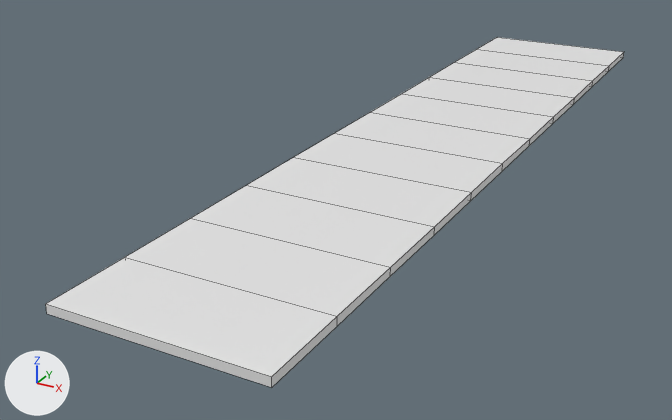
The FBX model PokeGo/Assets/Art/Models/Flour.fbx, before and after one commit.
One viewpoint serves both versions: a 50 mm lens placed at (3.85, -9.23, 3.49), pointed at (-0.79, -0.8, -0.73). Every picture has the same lights, and +X, +Y and +Z are marked at lower left. Mesh edges are drawn as thin lines. Materials are left out; every surface is plain grey. Where no turn or scale is listed for an object, it has been applied to the vertices.

The older version as bpy lines, for what is in view:
```python
me_cube_005 = bpy.data.meshes.new('Cube.005')
me_cube_005.from_pydata(...)  # 48 vertices, 46 faces; spans x -1.0..1.0, y -4.92..4.92, z -0.04..0.04
me_cube_005.materials.append(mat_material_002)
# before: 0 (-1.0, -4.92, -0.04) at pixel (46, 313), 1 (-1.0, -4.92, 0.04) at pixel (45, 303), 4 (1.0, -4.92, -0.04) at pixel (271, 387), 5 (1.0, -4.92, 0.04) at pixel (271, 376), 13 (-1.0, -4.03, 0.04) at pixel (124, 257)
# before: 14 (-1.0, -4.03, -0.04), 28 (1.0, -4.03, -0.04) at pixel (337, 326), 47 (1.0, -4.03, 0.04) at pixel (337, 316)
ob_plate_001 = bpy.data.objects.new('Plate.001', me_cube_005)
ob_plate_001.location = (0.0, 0.0, 0.0)
```
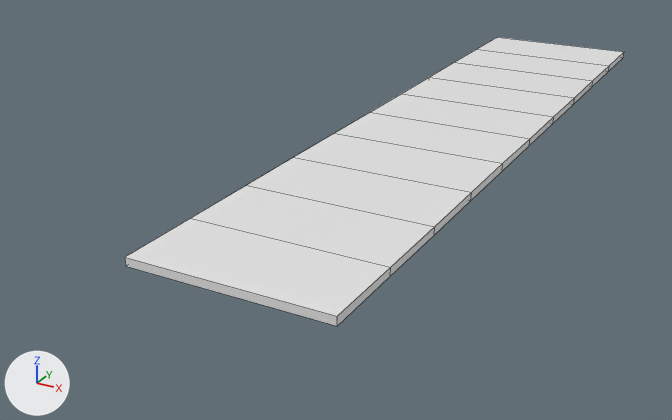
Where the change shows, as pixel boxes [x1, y1, x2, y2] in the pictures (672 x 420 px):
'Plate.001', reshaped (14% narrower, 17% shorter)
    before: [46, 37, 624, 387]
    after: [125, 37, 624, 326]
part 1 of me_cube_005, cut back
    before: [46, 257, 337, 387]
    after: [125, 257, 337, 326]

Edits to the bpy script that builds the scene:
```text
Change me_cube_005:
    where me_cube_005.from_pydata(...)  # 48 vertices, 46 faces; spans x -1.0..1.0, y -4.92..4.92, z -0.04..0.04
    used by ob_plate_001; location = (0.0, 0.0, 0.0)
    verts and faces of me_cube_005; kept vertices keep their numbers, new ones are numbered from 48
    me_cube_005 part 1
    add delete_vertices([0, 1, 4, 5])  # with the faces that use them
    add faces += [(13, 14, 28, 47)]
```
